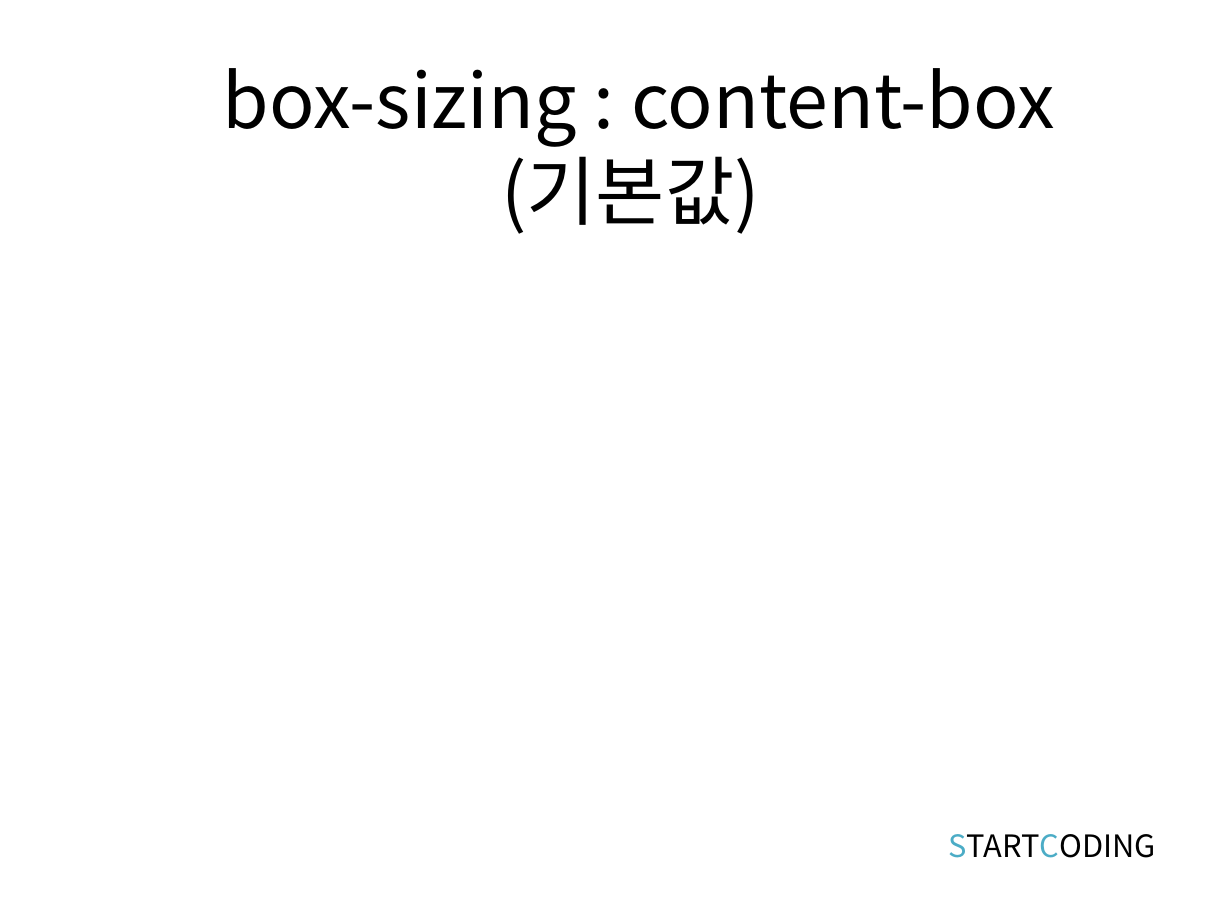
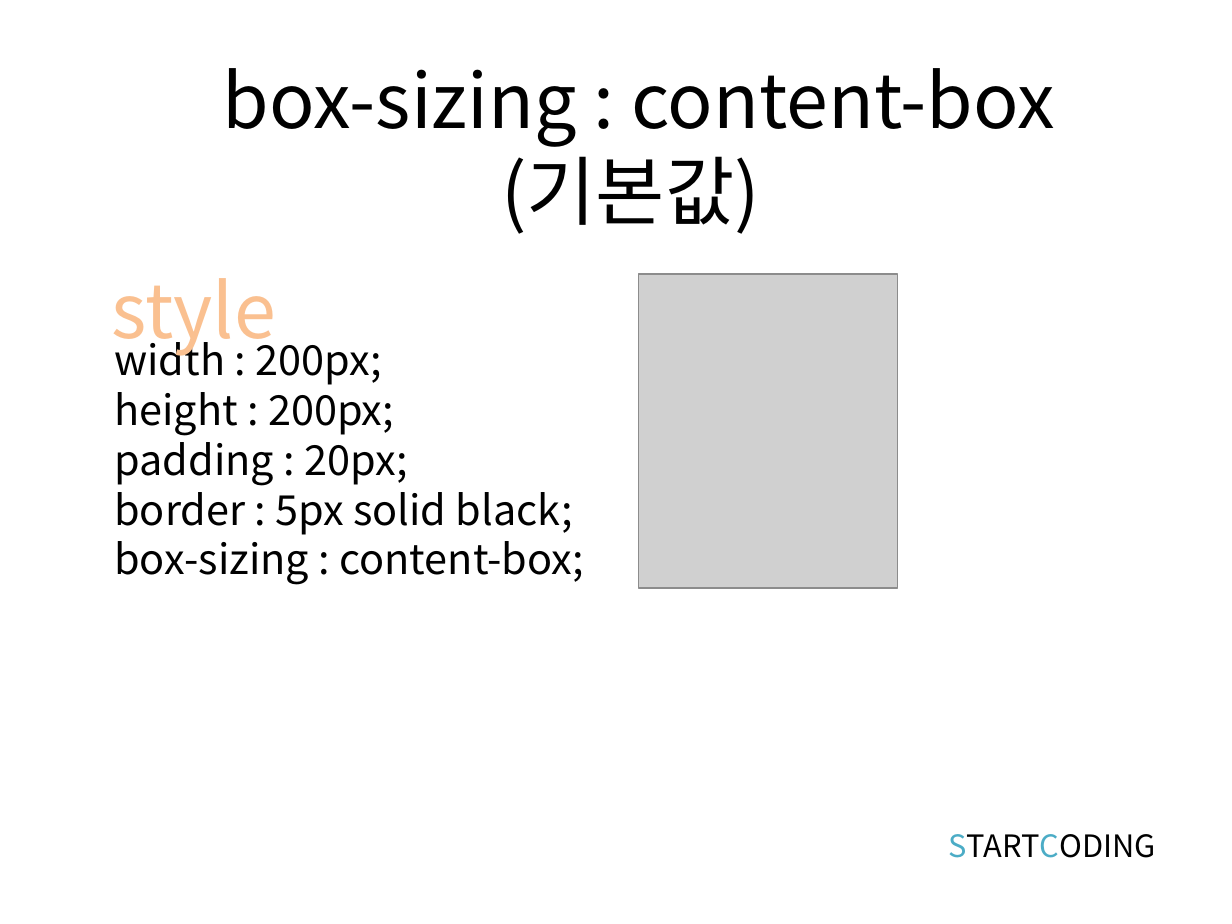
Before and after one commit to kwonkijun/web, a slide deck: slide 9 of 프론트엔드기초(PPT)/CSS3 4강_CSS 박스모델_part2.pptx. Drawn at 1232x924 pixels with LibreOffice and Linux fonts; fonts in the diff are those of the drawing; grey boxes stand for pictures. Boxes give left, top, right and bottom in pixels: in the first picture for what was removed or moved away, otherwise in the second. Text is boxed around its words. In the diff, an @@ line names an element or a change of style, - is before the commit and + after.

```diff
--- a/프론트엔드기초(PPT)/CSS3 4강_CSS 박스모델_part2.pptx
+++ b/프론트엔드기초(PPT)/CSS3 4강_CSS 박스모델_part2.pptx
@@ text added at (112, 278, 276, 358), 44 pt, text #FAC090 @@
+style
@@ picture added at (638, 274, 897, 588) @@
@@ text added at (114, 334, 584, 585), 24.2 pt, text #000000 @@
+width : 200px;
+height : 200px;
+padding : 20px;
+border : 5px solid black;
+box-sizing : content-box;
```
Also in this commit, not shown: 3 other slides changed, 4 slides removed, 34 other files.
